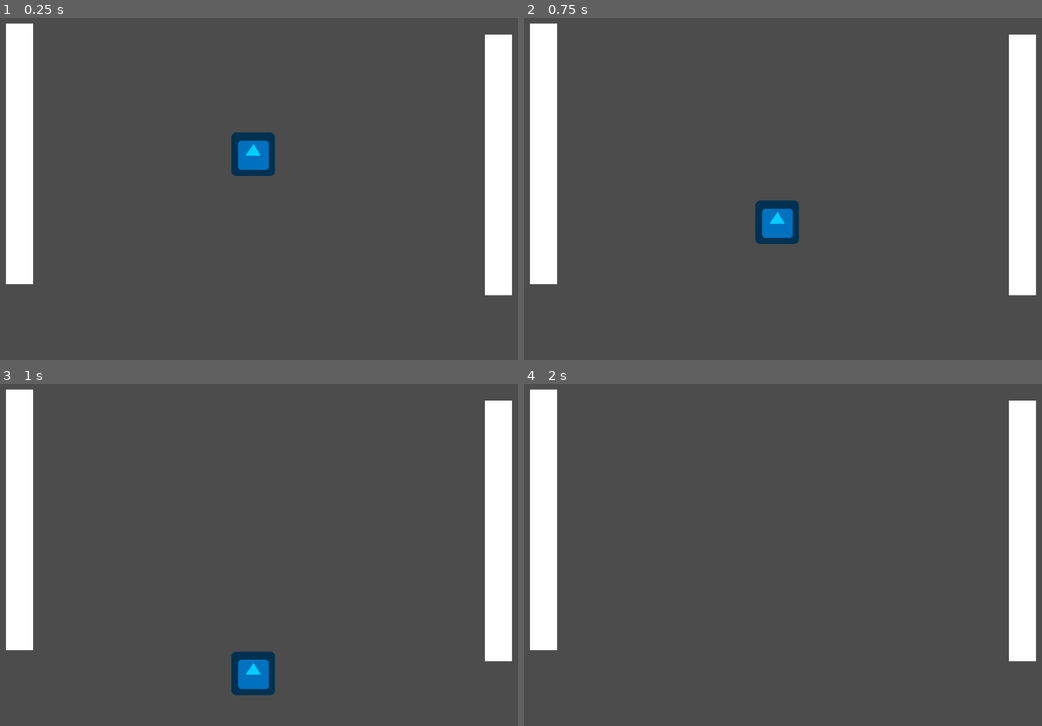
Above: before the commit, frames 1-4 (two rows, left to right).
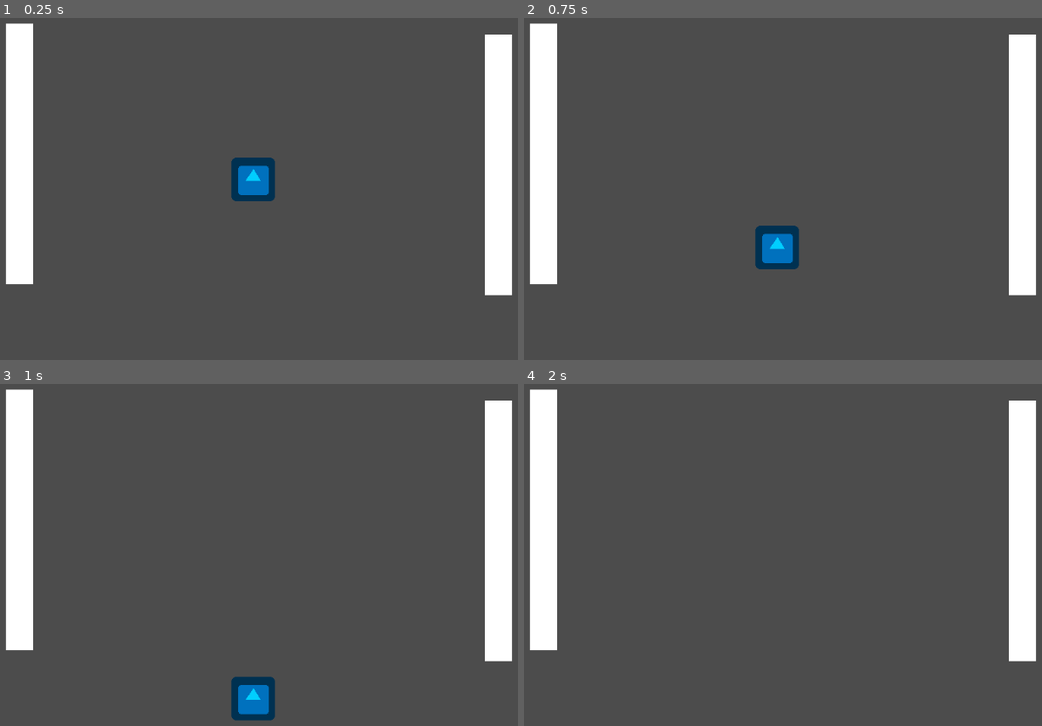
Above: after the commit, the same moments.

Repository: Mikipk14/Primer_Joc2002
Game: Godot game, scene res://Escenes/Persdonatges/Node2D.tscn
Same seed, same stepped clock (60 frames per second), same inputs: the game is played once before the commit and once after it. The engine's default icon, where the game draws it, is replaced by a stand-in: a white triangle on a blue panel in a dark square.
Inputs:
- Up to frame 1 (0.25 s): no input
- Up to frame 2 (0.75 s): tap Enter at 0.5 s; hold S (A baix) from 0.53 s (still down)
- Up to frame 3 (1 s): keep holding S (A baix)
- Up to frame 4 (2 s): release S (A baix) at 1.28 s; tap W (A dalt) at 1.35 s

The runs differ from the first frame. In frame 1, 1.5% of the frame differs, in the area x 44-54%, y 33-54%; in frame 2, 1.5%; in frame 3, 1.5%; in frame 4, nothing differs.

Commit message:
Cossos en moviment, i colisions

Diff:
--- /dev/null
+++ b/Escenes/Cossos/KinematicBody2D.gd
@@ -0,0 +1,10 @@
+extends KinematicBody2D
+var velocitat_i = 200
+var velocitat = Vector2.ZERO
+
+var A_baix = Vector2.DOWN
+var Gravetat = Vector2.DOWN * 980
+
+func _physics_process(delta):
+	move_and_slide(velocitat)
+	velocitat += Gravetat *delta
--- a/Escenes/Persdonatges/Node2D.tscn
+++ b/Escenes/Persdonatges/Node2D.tscn
@@ -12,7 +12,7 @@
 position = Vector2( 830, 20 )
 
 [node name="Personatge" parent="." instance=ExtResource( 1 )]
-position = Vector2( 547, 290 )
+position = Vector2( 547, 327 )
 
 [connection signal="area_entered" from="Personatge" to="Personatge" method="_on_Personatge_area_entered"]
 [connection signal="area_exited" from="Personatge" to="Personatge" method="_on_Personatge_area_exited"]
--- /dev/null
+++ b/Escenes/Persdonatges/Pantalla cossos.tscn
@@ -0,0 +1,13 @@
+[gd_scene load_steps=4 format=2]
+
+[ext_resource path="res://Escenes/Cossos/KinematicBody2D.tscn" type="PackedScene" id=1]
+[ext_resource path="res://Terra.tscn" type="PackedScene" id=2]
+[ext_resource path="res://Escenes/Cossos/KinematicBody2D.gd" type="Script" id=3]
+
+[node name="Node2D" type="Node2D"]
+
+[node name="KinematicBody2D" parent="." instance=ExtResource( 1 )]
+position = Vector2( 512, 31 )
+script = ExtResource( 3 )
+
+[node name="StaticBody2D" parent="." instance=ExtResource( 2 )]
--- a/Imatges/Personatge.gd
+++ b/Imatges/Personatge.gd
@@ -27,6 +27,7 @@
 	if area.is_in_group('Inici'):
 		modulate=Color(0,1,0)
 	if area.is_in_group('Final'):
+		modulate=Color(0.5,0,0)
 		area.modulate = Color(1,0,0)
 
 func _on_Personatge_area_exited(area):
--- /dev/null
+++ b/Terra.tscn
@@ -0,0 +1,15 @@
+[gd_scene load_steps=2 format=2]
+
+[sub_resource type="RectangleShape2D" id=1]
+extents = Vector2( 511.875, 28 )
+
+[node name="StaticBody2D" type="StaticBody2D"]
+
+[node name="CollisionShape2D" type="CollisionShape2D" parent="."]
+position = Vector2( 511.875, 572 )
+shape = SubResource( 1 )
+
+[node name="ColorRect" type="ColorRect" parent="."]
+margin_top = 544.0
+margin_right = 1024.0
+margin_bottom = 600.0
